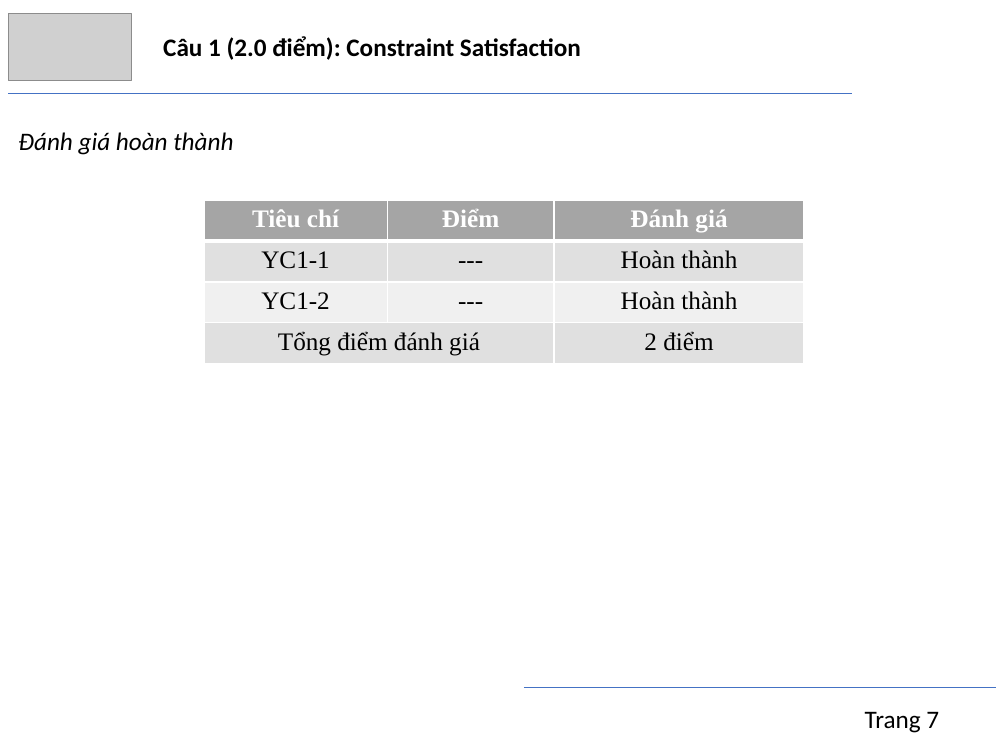
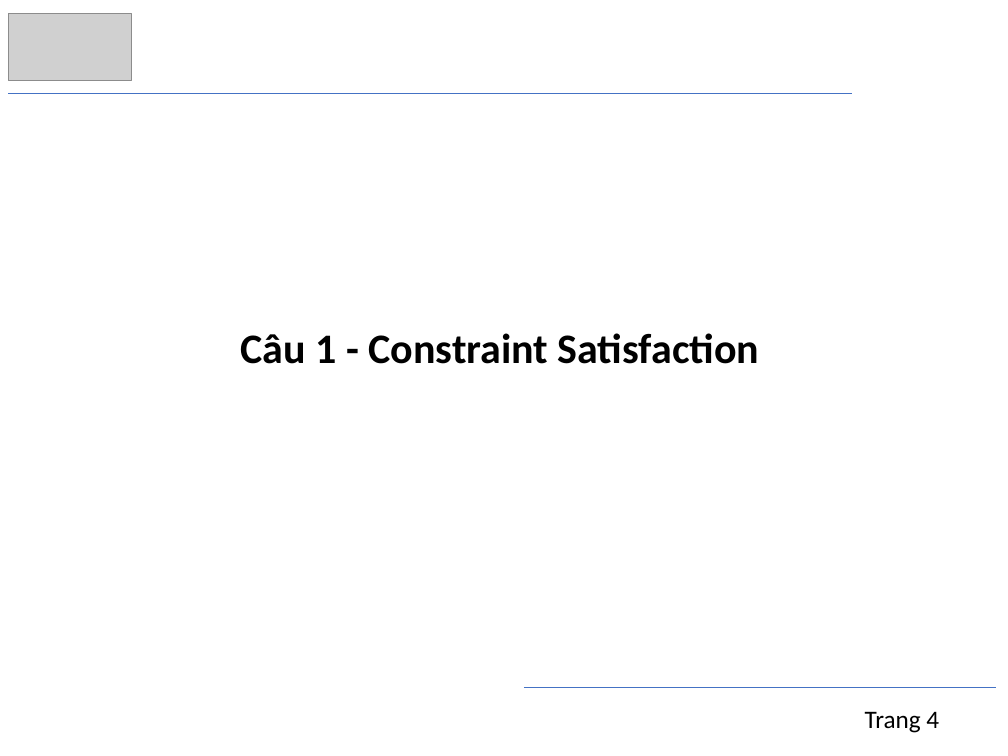
Before and after one commit to trngbro/AI, a slide deck: slide 5 of present/final/presentation.pptx (slide 7 before the commit). Drawn at 1008x756 pixels with LibreOffice and Linux fonts; fonts in the diff are those of the drawing; grey boxes stand for pictures. Boxes give left, top, right and bottom in pixels: in the first picture for what was removed or moved away, otherwise in the second. Text is boxed around its words. In the diff, an @@ line names an element or a change of style, - is before the commit and + after.

```diff
--- a/present/final/presentation.pptx
+++ b/present/final/presentation.pptx
@@ text removed at box(18, 132, 233, 155) @@
-Đánh giá hoàn thành
@@ table removed at box(204, 201, 804, 364), 4 rows, 3 columns @@
-Tiêu chí | Điểm | Đánh giá
-YC1-1 | --- | Hoàn thành
-YC1-2 | --- | Hoàn thành
-Tổng điểm đánh giá |  | 2 điểm
@@ text at box(241, 333, 760, 364): text changed; size 18 to 30 pt @@
-Câu 1 (2.0 điểm): Constraint Satisfaction
+Câu 1 - Constraint Satisfaction
@@ text at box(865, 711, 939, 733): text changed @@
-Trang 7
+Trang 4
```
Also in this commit, not shown: 18 other slides changed, 1 slide added, 2 other files.
